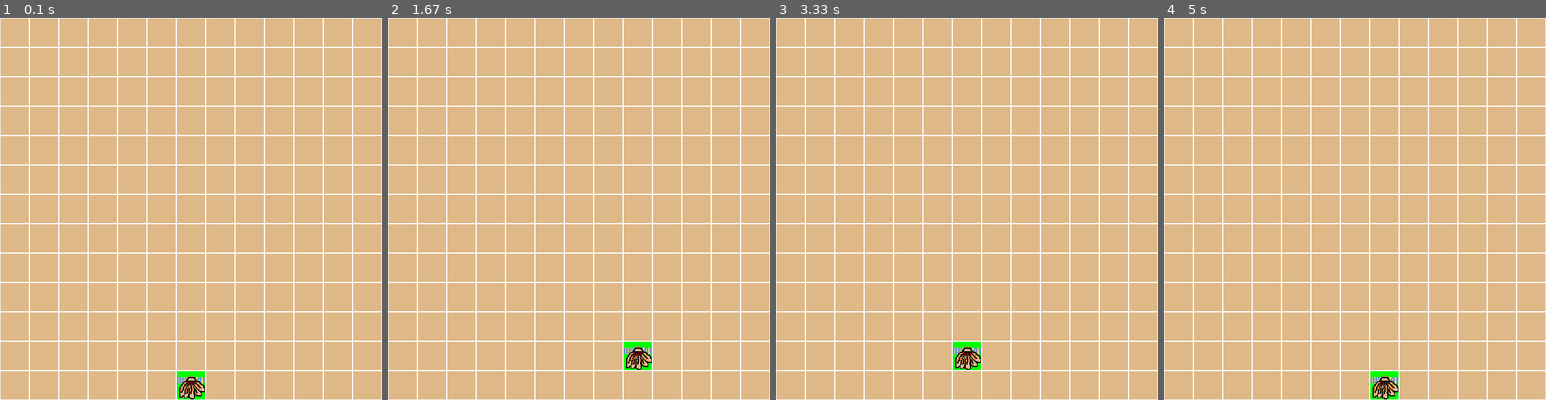
Above: before the commit, frames 1-4 (left to right).
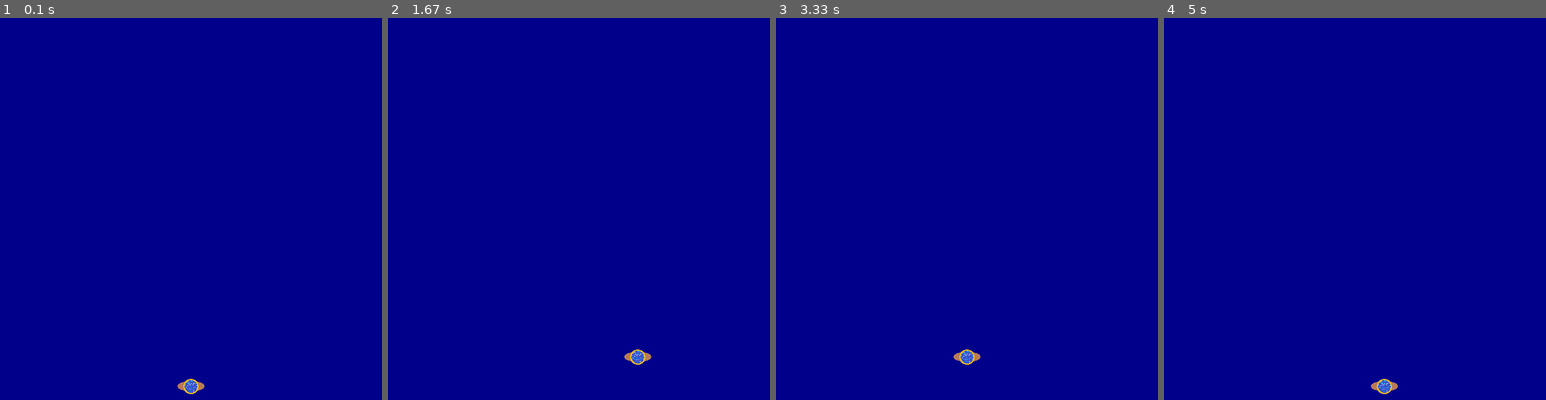
Above: after the commit, the same moments.

Repository: AZEN-SGG/PyGameProject
Game: pygame game, started from SecondLevel.py
The game is run twice, just before and just after one commit, with the same random seed, the same clock (stepped at 60 frames per second) and the same inputs.
Inputs:
- Up to frame 1 (0.1 s): no input
- Up to frame 2 (1.67 s): hold D 0.33-0.8 s; hold W 0.83-1.13 s; hold D 1.17-1.63 s
- Up to frame 3 (3.33 s): hold A 1.67-2.2 s; hold S 2.23-2.53 s; hold A 2.57-2.97 s; hold W from 3 s (still down)
- Up to frame 4 (5 s): release W at 3.37 s; hold D 3.4-4.03 s; hold S 4.07-4.43 s; hold A 4.47-4.93 s; hold D from 4.97 s (still down)

The runs differ from the first frame. In frame 1, 100% of the frame differs, in the area x 0-100%, y 0-100%; in frame 2, 100%; in frame 3, 100%; in frame 4, 100%.

Commit message:
Начала создавать второй уровень Добавила изображение акулы и аквалангиста

Diff:
--- a/SecondLevel.py
+++ b/SecondLevel.py
@@ -25,9 +25,6 @@
 
         self.rect = self.image.get_rect()
         self.rect.center = (WIDTH / 2, HEIGHT - 25)
-
-        print(self.rect.y)
-        print(self.rect.x)
 
     def update(self):
         pass
@@ -74,7 +71,7 @@
 
 board = Board()
 
-player_image = pygame.image.load(os.path.join(data_folder, 'bigger_player.png')).convert()
+player_image = pygame.image.load(os.path.join(data_folder, 'aqualunger.png')).convert()
 player = Player()
 
 all_sprites.add(player)
@@ -103,14 +100,13 @@
             elif event.key == pygame.K_a:
                 player.go_left()
 
-    screen.fill((222, 184, 135))
+    screen.fill((0, 0, 139))
     # Обновление
     all_sprites.update()
 
     # Рендеринг
     all_sprites.draw(screen)
-    # Вывод клетчатого поля
-    board.render(screen)
+
 
     # После отрисовки всего, переворачиваем экран
     pygame.display.flip()
Binary file added: data/aqualunger.png
Binary file added: data/shark.png
